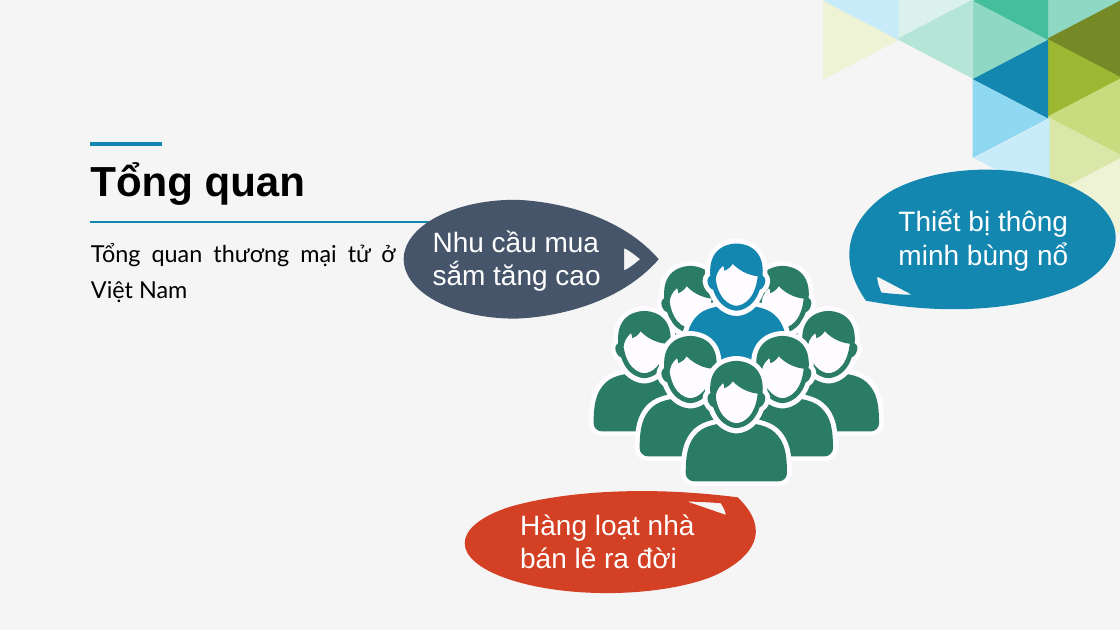
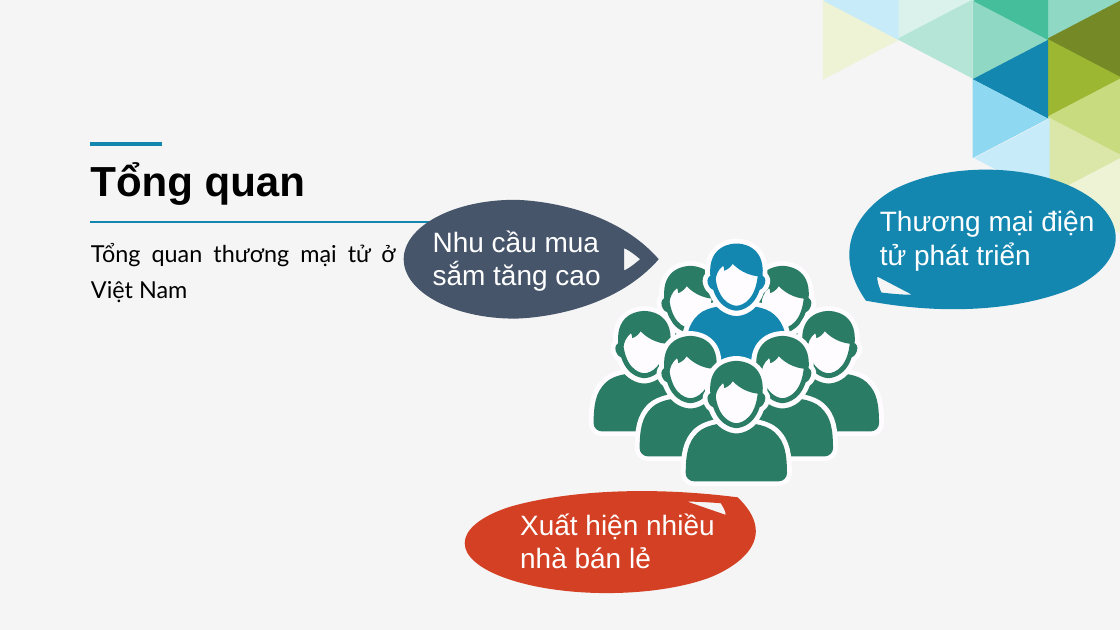
Before and after one commit to HaiUIT-zz/Price-Compare-System, a slide deck: slide 4 of presentation/final-file-present/Report-Project-14012018.pptx. Drawn at 1120x630 pixels with LibreOffice and Linux fonts; fonts in the diff are those of the drawing. Boxes give left, top, right and bottom in pixels: in the first picture for what was removed or moved away, otherwise in the second. Text is boxed around its words. In the diff, an @@ line names an element or a change of style, - is before the commit and + after.

```diff
--- a/presentation/final-file-present/Report-Project-14012018.pptx
+++ b/presentation/final-file-present/Report-Project-14012018.pptx
@@ text at (880,210,1094,270): text changed @@
-Thiết bị thông minh bùng nổ
+Thương mại điện tử phát triển
@@ text at (520,513,715,569): text changed @@
-Hàng loạt nhà bán lẻ ra đời
+Xuất hiện nhiều nhà bán lẻ
```
Also in this commit, not shown: 10 other slides changed, 1 slide added, 2 slides removed, 8 other files.
